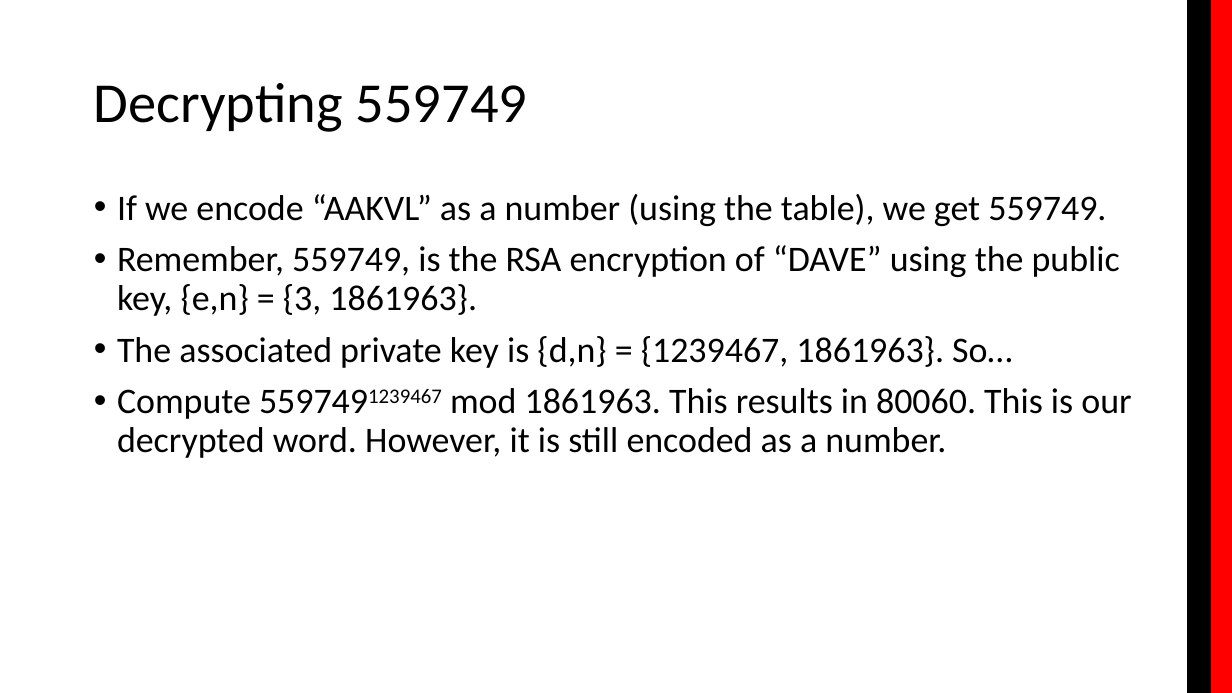
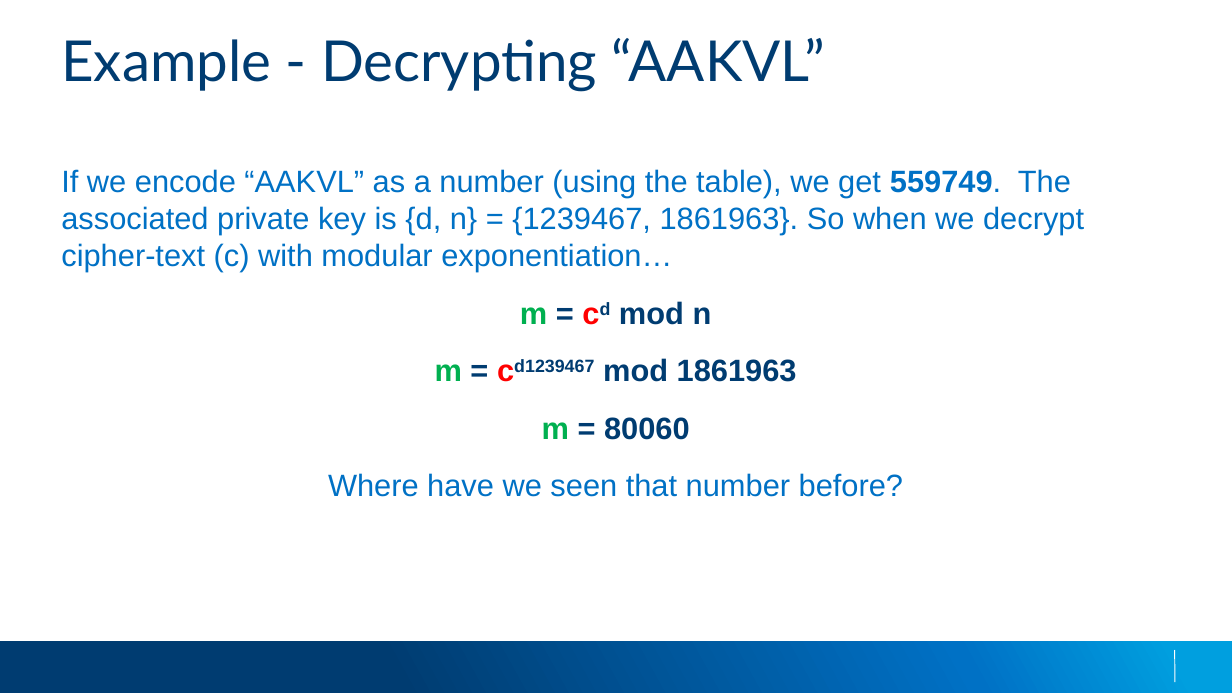
Before and after one commit to applesauce49/lincoln_high, a slide deck: slide 16 of presos/LincolnHighVisit-2019.pptx (slide 8 before the commit). Drawn at 1232x693 pixels with LibreOffice and Linux fonts; fonts in the diff are those of the drawing; background and template pictures are left out. Boxes give left, top, right and bottom in pixels: in the first picture for what was removed or moved away, otherwise in the second. Text is boxed around its words. In the diff, an @@ line names an element or a change of style, - is before the commit and + after.

Commit message:
Updated slides with new theme, and refined content.

```diff
--- a/presos/LincolnHighVisit-2019.pptx
+++ b/presos/LincolnHighVisit-2019.pptx
@@ rectangle removed at (1188, 0, 1212, 693) @@
@@ rectangle removed at (1211, 0, 1232, 693) @@
@@ title at (61, 38, 824, 92): text changed; font Calibri to Lato; text colour #000000 to #003C71 @@
-Decrypting 559749
+Example - Decrypting “AAKVL”
@@ title "Example - Decrypting “AAKVL”" at (61, 38, 824, 92): vertical alignment middle to top @@
@@ text at (61, 169, 1084, 497): text changed; size 28 to 24 pt; font Calibri to Arial; text colour #000000 to #0071C5 @@
-• If we encode “AAKVL” as a number (using the table), we get 559749.
-• Remember, 559749, is the RSA encryption of “DAVE” using the public key, {e,n} = {3, 1861963}.
-• The associated private key is {d,n} = {1239467, 1861963}. So…
-• Compute 5597491239467 mod 1861963. This results in 80060. This is our decrypted word. However, it is still encoded as a number.
+If we encode “AAKVL” as a number (using the table), we get 559749. The associated private key is {d, n} = {1239467, 1861963}. So when we decrypt cipher-text (c) with modular exponentiation…
+  m = cd mod n
+  m = cd1239467 mod 1861963
+  m = 80060
+Where have we seen that number before?
@@ rectangle added at (0, 641, 1232, 693), fill gradient #003C71 to #0071C5 to #009FDF @@
@@ line added from (1175, 650) to (1176, 682), #FFFFFF 0.75 pt @@
```
Also in this commit, not shown: 7 other slides changed, 14 slides added, 8 slides removed.
